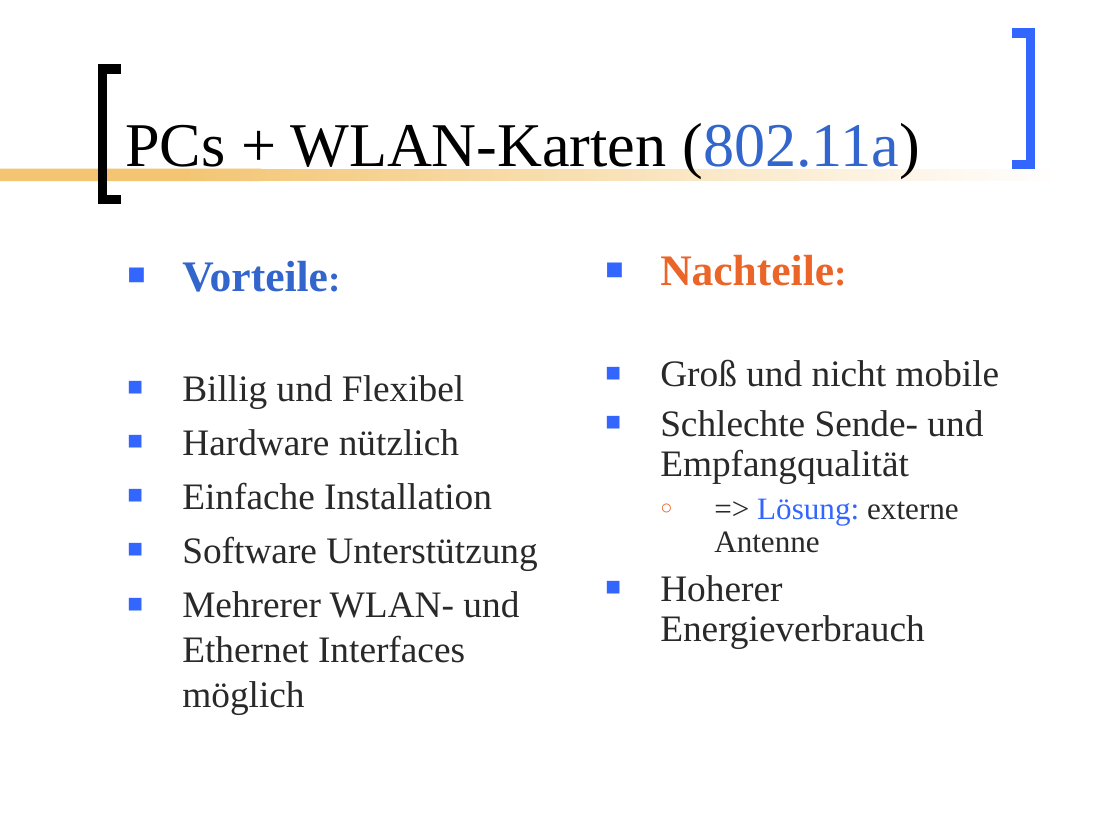
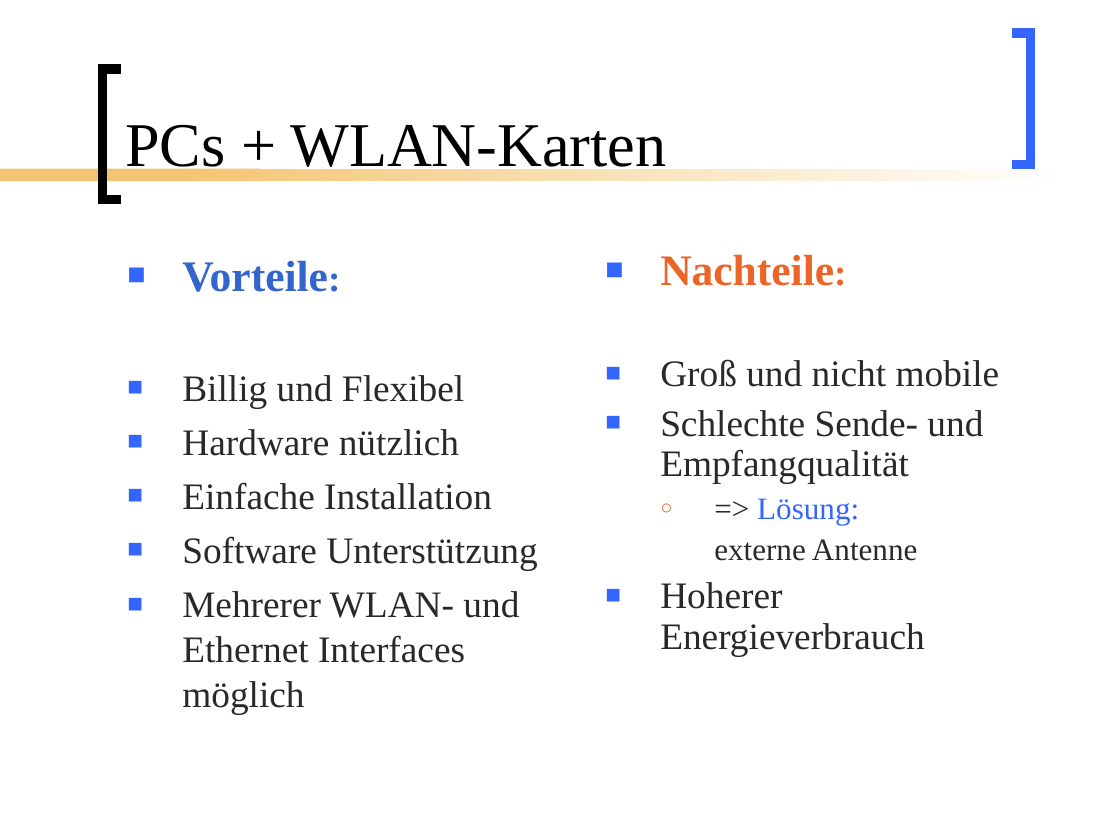
Before and after one commit to BackupTheBerlios/mesh2nexus-svn, a slide deck: slide 13 of documents/folien/Mesh_Vortrag.ppt. Drawn at 1120x840 pixels with LibreOffice and Linux fonts; fonts in the diff are those of the drawing. Boxes give left, top, right and bottom in pixels: in the first picture for what was removed or moved away, otherwise in the second. Text is boxed around its words. In the diff, an @@ line names an element or a change of style, - is before the commit and + after.

```diff
--- a/documents/folien/Mesh_Vortrag.ppt
+++ b/documents/folien/Mesh_Vortrag.ppt
@@ title at (x1=125, y1=124, x2=667, y2=178): text changed @@
-PCs + WLAN-Karten (802.11a)
+PCs + WLAN-Karten
@@ text at (x1=714, y1=498, x2=918, y2=561): text changed @@
-  ○ => Lösung: externe Antenne
+  ○ => Lösung:
+  externe Antenne
```
Also in this commit, not shown: 3 other slides changed.
